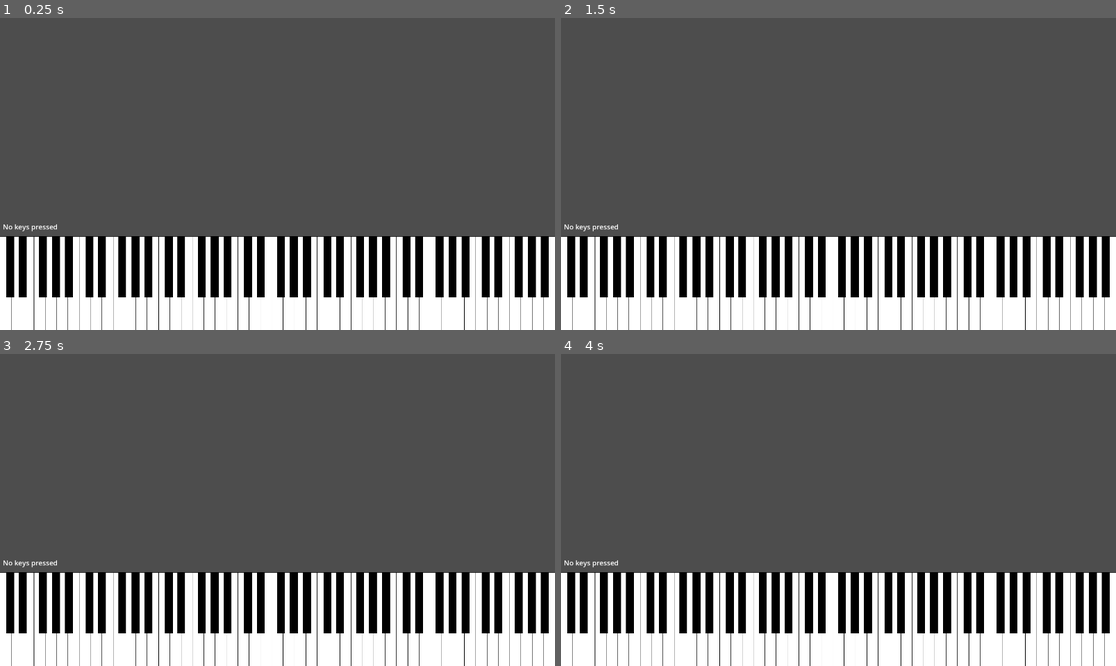
Above: before the commit, frames 1-4 (two rows, left to right).
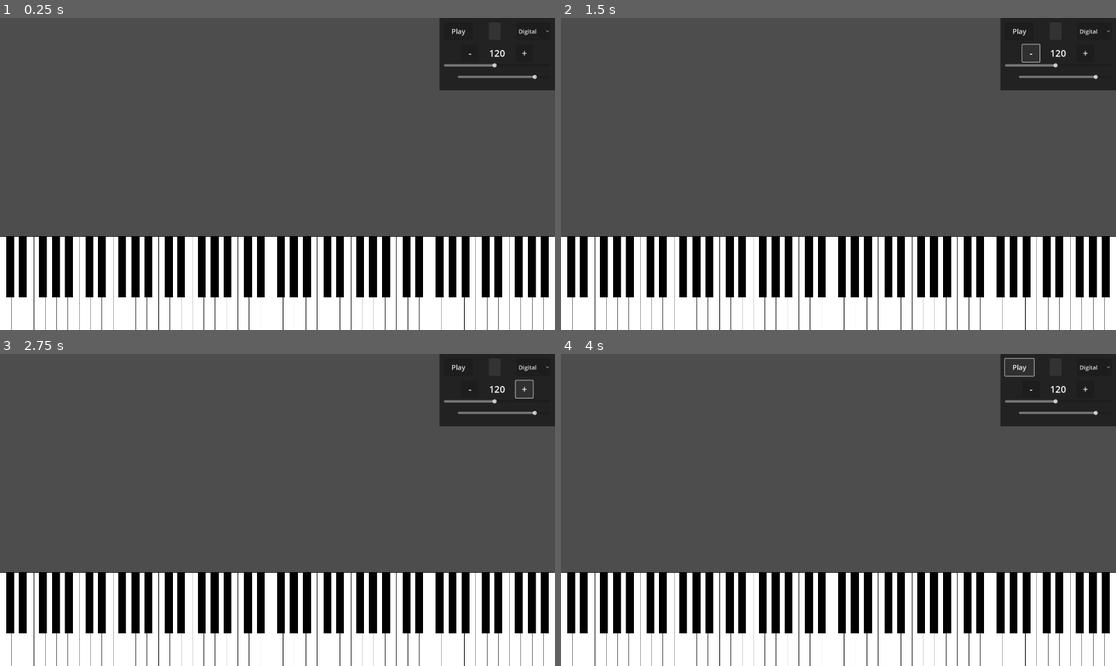
Above: after the commit, the same moments.

Repository: PianoFitness/piano-fitness-app
Game: Godot game, scene res://scenes/piano.tscn
The game is run twice, just before and just after one commit, with the same random seed, the same clock (stepped at 60 frames per second) and the same inputs. The project has no main scene, so this scene is started directly.
Inputs (mouse positions are in pixels of both pictures, inside the frame that each line leads up to):
- Up to frame 1 (0.25 s): no input
- Up to frame 2 (1.5 s): click (1093, 30) at 0.5 s, where only the run after the commit has a clickable "Digital"; click (1032, 52) at 1.25 s, where only the run after the commit has a clickable "-"
- Up to frame 3 (2.75 s): click (521, 388) at 2 s, where only the run after the commit has a clickable "+"
- Up to frame 4 (4 s): click (1021, 366) at 2.75 s, where only the run after the commit has a clickable "Play"; click (1021, 366) at 3.5 s, where only the run after the commit has a clickable "Stop"

The runs differ from the first frame. In frame 1, 4.8% of the frame differs, in the area x 0-100%, y 0-69%; in frame 2, 4.8%; in frame 3, 4.8%; in frame 4, 4.8%.

Commit message:
Metronome in upper right corner

Diff:
--- a/app/scenes/metronome.tscn
+++ b/app/scenes/metronome.tscn
@@ -3,62 +3,67 @@
 [ext_resource type="Script" path="res://scenes/metronome.gd" id="1_m4k2l"]
 
 [node name="Metronome" type="PanelContainer"]
-anchors_preset = 3
+anchors_preset = 1
 anchor_left = 1.0
-anchor_top = 1.0
 anchor_right = 1.0
-anchor_bottom = 1.0
 offset_left = -400.0
-offset_top = -250.0
+offset_bottom = 250.0
 grow_horizontal = 0
-grow_vertical = 0
 script = ExtResource("1_m4k2l")
 
-[node name="AudioPlayers" type="Node" parent="."]
+[node name="PanelContainer" type="PanelContainer" parent="."]
+layout_mode = 2
 
-[node name="MarginContainer" type="MarginContainer" parent="."]
+[node name="MarginContainer" type="MarginContainer" parent="PanelContainer"]
 layout_mode = 2
 theme_override_constants/margin_left = 16
 theme_override_constants/margin_top = 16
 theme_override_constants/margin_right = 16
 theme_override_constants/margin_bottom = 16
 
-[node name="VBox" type="VBoxContainer" parent="MarginContainer"]
+[node name="VBox" type="VBoxContainer" parent="PanelContainer/MarginContainer"]
 layout_mode = 2
 theme_override_constants/separation = 16
 
-[node name="TopRow" type="HBoxContainer" parent="MarginContainer/VBox"]
+[node name="TopRow" type="HBoxContainer" parent="PanelContainer/MarginContainer/VBox"]
 layout_mode = 2
 theme_override_constants/separation = 16
 
-[node name="PlayButton" type="Button" parent="MarginContainer/VBox/TopRow"]
+[node name="PlayButton" type="Button" parent="PanelContainer/MarginContainer/VBox/TopRow"]
 unique_name_in_owner = true
 custom_minimum_size = Vector2(100, 60)
 layout_mode = 2
 theme_override_font_sizes/font_size = 24
 text = "Play"
 
-[node name="BeatIndicator" type="ColorRect" parent="MarginContainer/VBox/TopRow"]
+[node name="BeatIndicator" type="ColorRect" parent="PanelContainer/MarginContainer/VBox/TopRow"]
 unique_name_in_owner = true
 custom_minimum_size = Vector2(40, 40)
 layout_mode = 2
 size_flags_horizontal = 6
 color = Color(0.2, 0.2, 0.2, 1)
 
-[node name="SoundOption" type="OptionButton" parent="MarginContainer/VBox/TopRow"]
+[node name="SoundOption" type="OptionButton" parent="PanelContainer/MarginContainer/VBox/TopRow"]
 unique_name_in_owner = true
 layout_mode = 2
 size_flags_horizontal = 3
 theme_override_font_sizes/font_size = 20
 
-[node name="TempoControls" type="VBoxContainer" parent="MarginContainer/VBox"]
+[node name="TempoControls" type="VBoxContainer" parent="PanelContainer/MarginContainer/VBox"]
 layout_mode = 2
 
-[node name="TempoButtons" type="HBoxContainer" parent="MarginContainer/VBox/TempoControls"]
+[node name="TempoButtons" type="HBoxContainer" parent="PanelContainer/MarginContainer/VBox/TempoControls"]
 layout_mode = 2
 alignment = 1
 
-[node name="TempoLabel" type="Label" parent="MarginContainer/VBox/TempoControls/TempoButtons"]
+[node name="MinusButton" type="Button" parent="PanelContainer/MarginContainer/VBox/TempoControls/TempoButtons"]
+unique_name_in_owner = true
+custom_minimum_size = Vector2(60, 60)
+layout_mode = 2
+theme_override_font_sizes/font_size = 32
+text = "-"
+
+[node name="TempoLabel" type="Label" parent="PanelContainer/MarginContainer/VBox/TempoControls/TempoButtons"]
 unique_name_in_owner = true
 custom_minimum_size = Vector2(120, 0)
 layout_mode = 2
@@ -66,7 +71,14 @@
 text = "120"
 horizontal_alignment = 1
 
-[node name="TempoSlider" type="HSlider" parent="MarginContainer/VBox/TempoControls"]
+[node name="PlusButton" type="Button" parent="PanelContainer/MarginContainer/VBox/TempoControls/TempoButtons"]
+unique_name_in_owner = true
+custom_minimum_size = Vector2(60, 60)
+layout_mode = 2
+theme_override_font_sizes/font_size = 32
+text = "+"
+
+[node name="TempoSlider" type="HSlider" parent="PanelContainer/MarginContainer/VBox/TempoControls"]
 unique_name_in_owner = true
 layout_mode = 2
 size_flags_horizontal = 3
@@ -75,16 +87,16 @@
 max_value = 208.0
 value = 120.0
 
-[node name="VolumeContainer" type="HBoxContainer" parent="MarginContainer/VBox"]
+[node name="VolumeContainer" type="HBoxContainer" parent="PanelContainer/MarginContainer/VBox"]
 layout_mode = 2
 theme_override_constants/separation = 16
 
-[node name="VolumeIcon" type="TextureRect" parent="MarginContainer/VBox/VolumeContainer"]
+[node name="VolumeIcon" type="TextureRect" parent="PanelContainer/MarginContainer/VBox/VolumeContainer"]
 custom_minimum_size = Vector2(32, 32)
 layout_mode = 2
 expand_mode = 2
 
-[node name="VolumeSlider" type="HSlider" parent="MarginContainer/VBox/VolumeContainer"]
+[node name="VolumeSlider" type="HSlider" parent="PanelContainer/MarginContainer/VBox/VolumeContainer"]
 unique_name_in_owner = true
 layout_mode = 2
 size_flags_horizontal = 3
@@ -92,3 +104,5 @@
 min_value = -40.0
 max_value = 0.0
 value = -6.0
+
+[node name="AudioPlayers" type="Node" parent="."]
--- a/app/scenes/piano.gd
+++ b/app/scenes/piano.gd
@@ -1,43 +1,40 @@
-extends Node2D
+extends Control
 
 # Piano physical layout constants
-const WHITE_KEY_OFFSETS = [0, 2, 4, 5, 7, 9, 11] # Semitone offsets for white keys
+const WHITE_KEY_OFFSETS = [0, 2, 4, 5, 7, 9, 11]
 const BLACK_KEY_POSITIONS = [
-	{"offset": 0.9, "note": 1}, # C#/Db
-	{"offset": 2.0, "note": 3}, # D#/Eb
-	{"offset": 3.8, "note": 6}, # F#/Gb
-	{"offset": 4.95, "note": 8}, # G#/Ab
-	{"offset": 6.1, "note": 10} # A#/Bb
+	{"offset": 0.9, "note": 1},
+	{"offset": 2.0, "note": 3},
+	{"offset": 3.8, "note": 6},
+	{"offset": 4.95, "note": 8},
+	{"offset": 6.1, "note": 10}
 ]
 
-# Piano dimensional ratios
-const WHITE_KEY_HEIGHT_RATIO = 0.3 # Height of white keys relative to viewport
-const BLACK_KEY_WIDTH_RATIO = 0.7 # Width of black keys relative to white keys
-const BLACK_KEY_HEIGHT_RATIO = 0.65 # Height of black keys relative to white keys
+const WHITE_KEY_HEIGHT_RATIO = 0.3
+const BLACK_KEY_WIDTH_RATIO = 0.7
+const BLACK_KEY_HEIGHT_RATIO = 0.65
 
-# Piano musical constants
-const KEYS_PER_OCTAVE = 12 # Semitones per octave
-const WHITE_KEYS_PER_OCTAVE = 7 # White keys per octave
-const STARTING_MIDI_NOTE = 24 # Starting MIDI note (C1)
-const OCTAVE_COUNT = 7 # Number of octaves to display
+const KEYS_PER_OCTAVE = 12
+const WHITE_KEYS_PER_OCTAVE = 7
+const STARTING_MIDI_NOTE = 24
+const OCTAVE_COUNT = 7
 
-# Visual feedback colors
 const ACTIVE_WHITE_KEY_COLOR = Color(0.8, 0.8, 1.0)
 const ACTIVE_BLACK_KEY_COLOR = Color(0.3, 0.3, 0.5)
 const INACTIVE_WHITE_KEY_COLOR = Color.WHITE
 const INACTIVE_BLACK_KEY_COLOR = Color.BLACK
 
-# Instance variables
 var white_keys = {}
 var black_keys = {}
 var active_notes = {}
 var viewport_size: Vector2
 
 @onready var note_display = $NoteDisplay
+@onready var piano_keys = $PianoKeys
 
 func _ready():
 	viewport_size = get_viewport_rect().size
-	position = Vector2(0, viewport_size.y - viewport_size.y * WHITE_KEY_HEIGHT_RATIO)
+	piano_keys.position = Vector2(0, viewport_size.y - viewport_size.y * WHITE_KEY_HEIGHT_RATIO)
 	create_piano_keys()
 	OS.open_midi_inputs()
 
@@ -74,7 +71,7 @@
 			border.default_color = INACTIVE_BLACK_KEY_COLOR
 			white_key.add_child(border)
 
-			add_child(white_key)
+			piano_keys.add_child(white_key)
 			white_keys[base_note + WHITE_KEY_OFFSETS[i]] = white_key
 
 		# Black keys
@@ -86,7 +83,7 @@
 				0
 			)
 			black_key.color = INACTIVE_BLACK_KEY_COLOR
-			add_child(black_key)
+			piano_keys.add_child(black_key)
 			black_keys[base_note + data.note] = black_key
 
 func handle_midi_event(event: InputEventMIDI):
@@ -99,6 +96,4 @@
 	var key = white_keys.get(note) if note in white_keys else black_keys.get(note)
 	if key:
 		key.color = (ACTIVE_WHITE_KEY_COLOR if note in white_keys else ACTIVE_BLACK_KEY_COLOR) if is_active else (INACTIVE_WHITE_KEY_COLOR if note in white_keys else INACTIVE_BLACK_KEY_COLOR)
-
-		# Delegate note display update to NoteDisplay node
 		note_display.update_note_state(note, is_active)
--- a/app/scenes/piano.tscn
+++ b/app/scenes/piano.tscn
@@ -4,15 +4,24 @@
 [ext_resource type="Script" path="res://scenes/note_display.gd" id="2_4lvi2"]
 [ext_resource type="PackedScene" uid="uid://qnn08ykran7h" path="res://scenes/metronome.tscn" id="3_m4k2l"]
 
-[node name="Piano" type="Node2D"]
+[node name="Piano" type="Control"]
+layout_mode = 3
+anchors_preset = 15
+anchor_right = 1.0
+anchor_bottom = 1.0
+grow_horizontal = 2
+grow_vertical = 2
 script = ExtResource("1_16djv")
 
+[node name="PianoKeys" type="Node2D" parent="."]
+
 [node name="NoteDisplay" type="RichTextLabel" parent="."]
+layout_mode = 1
 offset_left = 10.0
 offset_top = -50.0
 offset_right = 400.0
 script = ExtResource("2_4lvi2")
 
-[node name="Metronome" parent="." instance=ExtResource("3_m4k2l")]
-offset_top = -150.0
-offset_bottom = -48.0
+[node name="CanvasLayer" type="CanvasLayer" parent="."]
+
+[node name="Metronome" parent="CanvasLayer" instance=ExtResource("3_m4k2l")]
